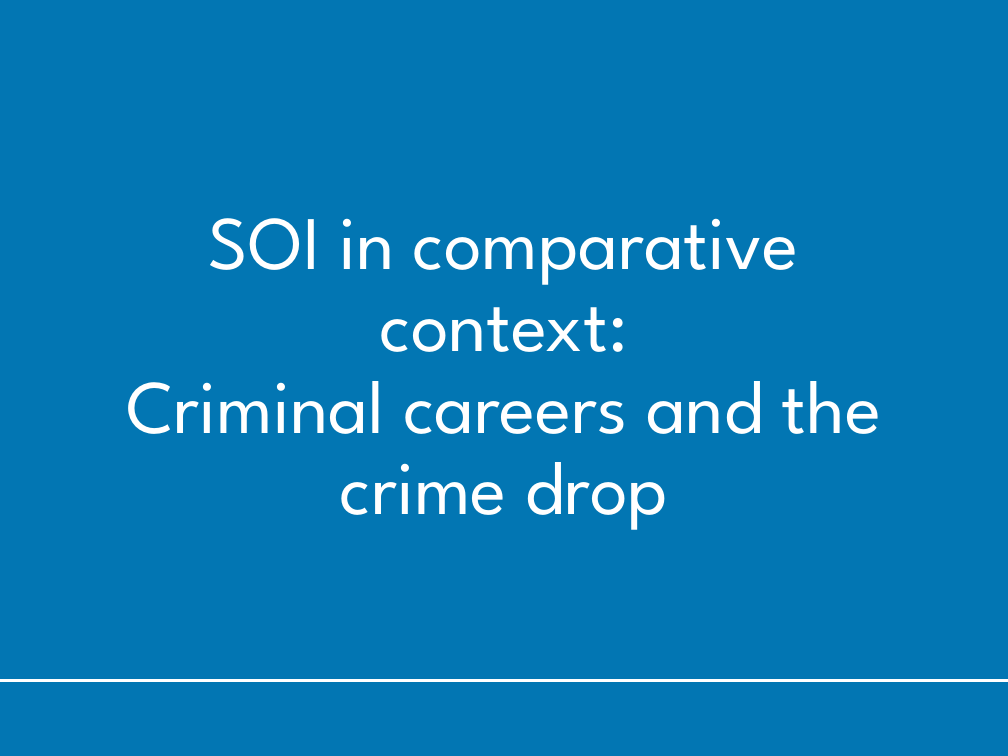
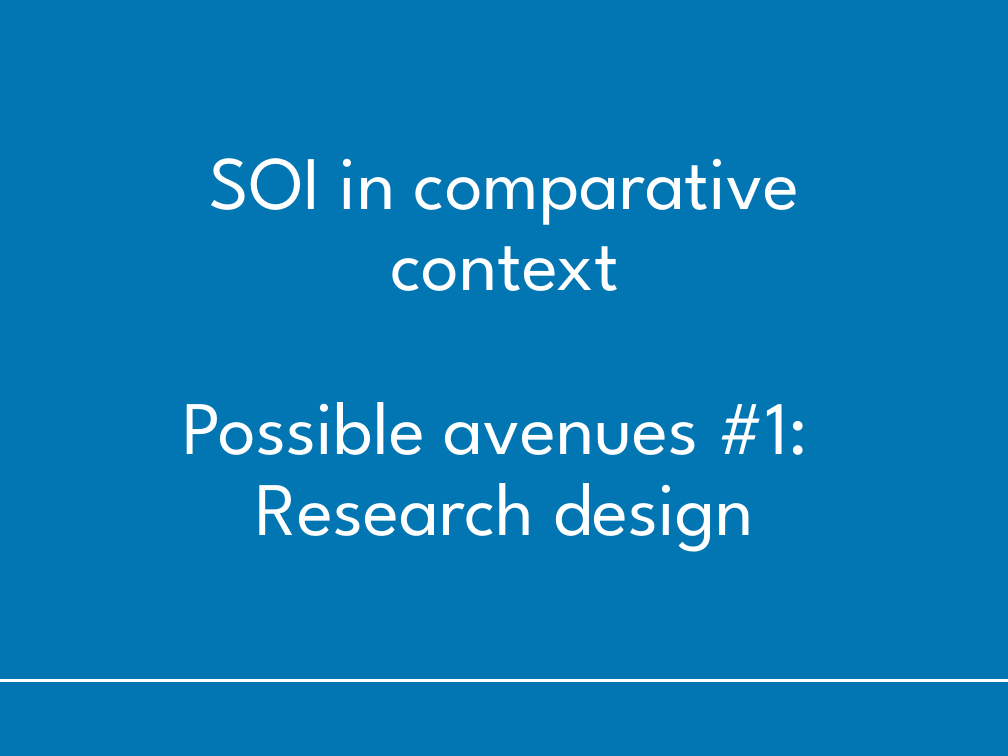
Before and after one commit to benmatthewsed/register_criminology_workshop, a slide deck: slide 10 of slides/soi_comparative_context-bm-v4.pptx. Drawn at 1008x756 pixels with LibreOffice and Linux fonts; fonts in the diff are those of the drawing; background and template pictures are left out. Boxes give left, top, right and bottom in pixels: in the first picture for what was removed or moved away, otherwise in the second. Text is boxed around its words. In the diff, an @@ line names an element or a change of style, - is before the commit and + after.

```diff
--- a/slides/soi_comparative_context-bm-v4.pptx
+++ b/slides/soi_comparative_context-bm-v4.pptx
@@ title at (183,158,808,552): text changed @@
-SOI in comparative context:
-Criminal careers and the crime drop
+SOI in comparative context
+Possible avenues #1:
+Research design
```
Also in this commit, not shown: 2 other slides changed.
